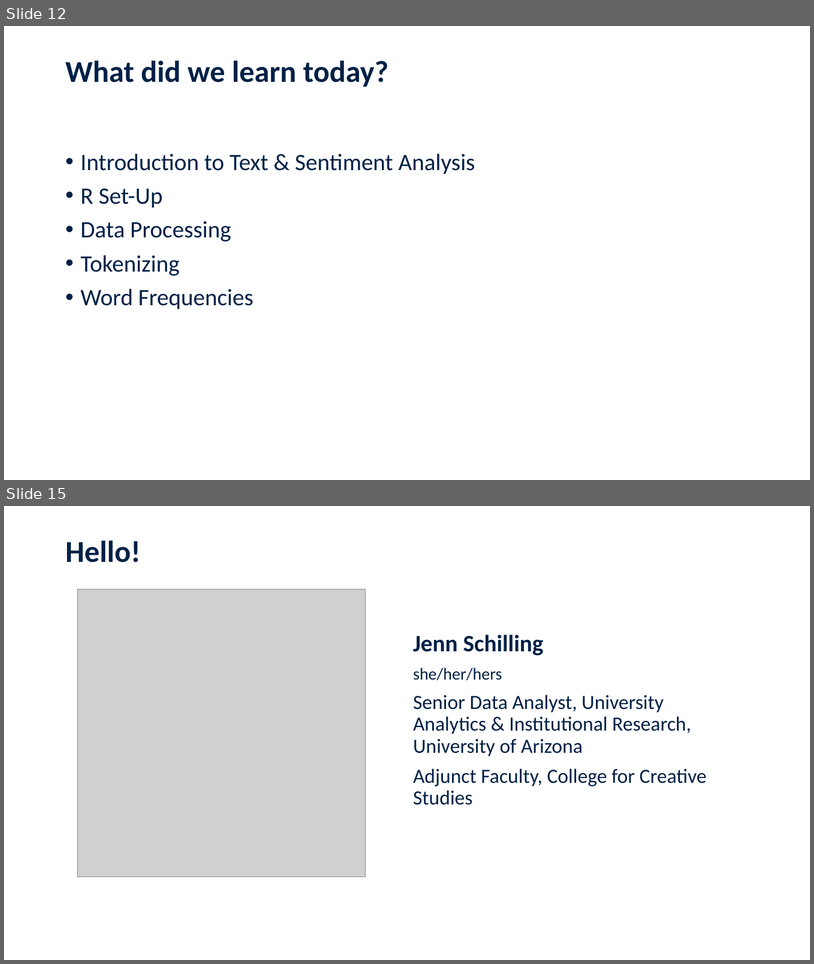
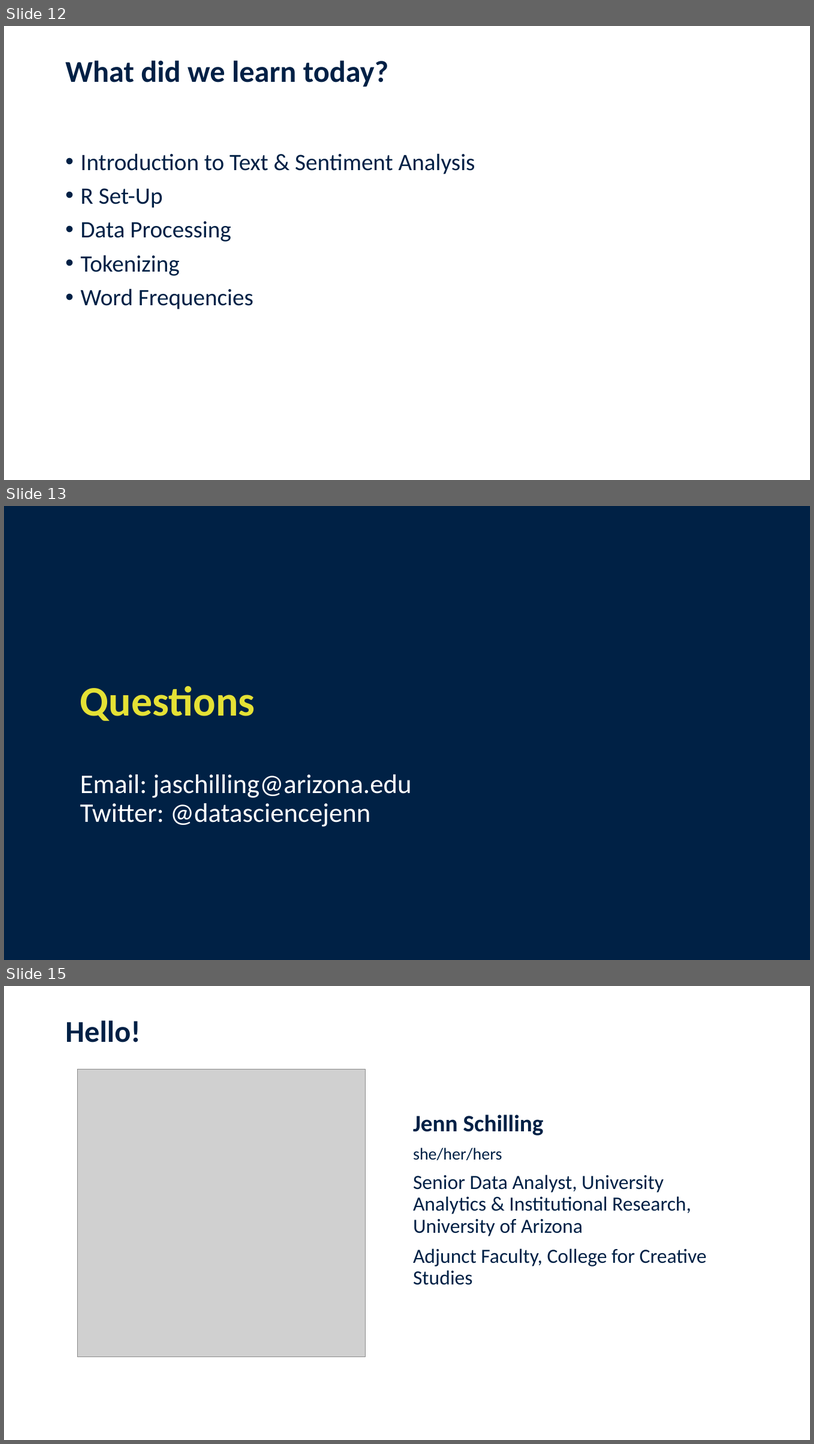
Before and after one commit to jennschilling/sentiment-analysis-in-R, a slide deck: slides/Sentiment Analysis in R.pptx. Shown one above the other, each under a label of ours: slides 12 and 15 before the commit, slides 12, 13 and 15 after it; the slides between them are not shown. The pictures are 814x964 and 814x1444 pixels, drawn with LibreOffice and Linux fonts; fonts in the diff are those of the drawing; grey boxes stand for pictures; background and template pictures are left out. Boxes give left, top, right and bottom in pixels: in the first picture for what was removed or moved away, otherwise in the second. Text is boxed around its words. In the diff, an @@ line names an element or a change of style, - is before the commit and + after.

```diff
--- a/slides/Sentiment Analysis in R.pptx
+++ b/slides/Sentiment Analysis in R.pptx
@@ slide 13 added at (x1=4, y1=506, x2=810, y2=960), background #002145 @@
@@ title added at (x1=80, y1=685, x2=412, y2=826), 32 pt, text #FFFFFF @@
+Questions
+Email: jaschilling@arizona.edu
+Twitter: @datasciencejenn
```
Also in this commit, not shown: 2 slides changed, 1 other slide added, 2 slides removed, 1 other file.
